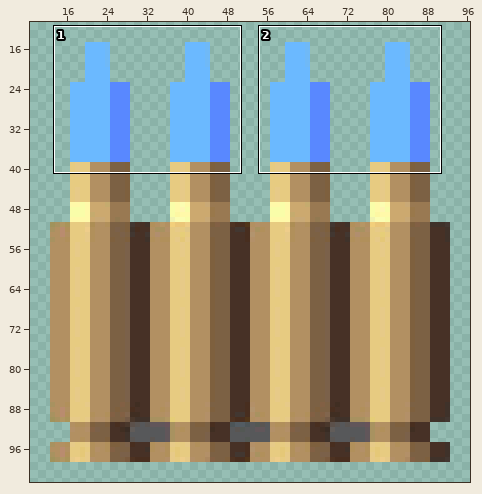
File history of a sprite sheet, AmmoArt/Ammo3.png. The first picture is a wide view before the edit; the outline marks the close-up.
Close-up. The starting point:
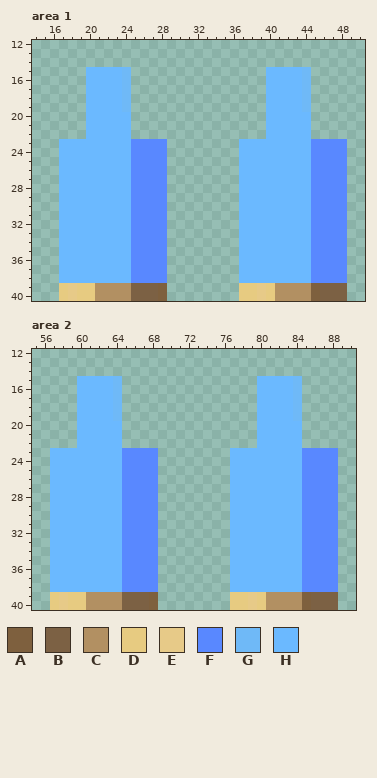
The file is 106x109 pixels. Pixels under 10% opacity are left out. Colours within 5 levels of each other are drawn and written as one. Shown: area 1: x 14..50, y 12..40; area 2: x 55..90, y 12..40. The wide view leaves out empty margins.
Palette (. is transparent): A #7e603e  B #7c6144  C #b29062  D #e7cb81  E #e7ca88  F #5988ff  G #6fb9f7  H #6bb9ff
And afterwards:
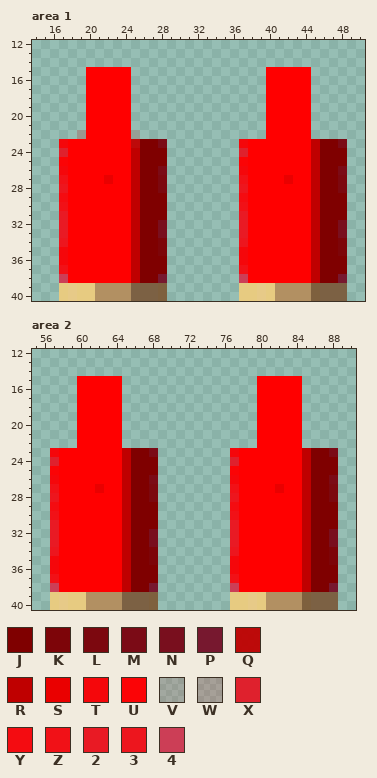
Colours new in this view: J #7f0000  K #7d0509  L #7c080f  M #7b0b16  N #790f1e  P #77182f  Q #bf0000f1  R #bf0000  S #ea0000  T #f5070b  U #fb0406  V #ff00001d  W #ff000028  X #df212d  Y #f40c11  Z #f11117  2 #e91a24  3 #ed161e  4 #cc3e56
From old to new:
@@ palette @@
-H #6bb9ff
+H #ff0000
--- area 1
@@ x 14..50 @@
 14 .....................................
-15 ......HHHHG...............HHHHG......
-16 ......HHHHG...............HHHHG......
-17 ......HHHHG...............HHHHG......
-18 ......HHHHG...............HHHHG......
-19 ......HHHHG...............HHHHG......
+15 ......HHHHH...............HHHHH......
+16 ......HHHHH...............HHHHH......
+17 ......HHHHH...............HHHHH......
+18 ......HHHHH...............HHHHH......
+19 ......HHHHH...............HHHHH......
 20 ......HHHHH...............HHHHH......
 21 ......HHHHH...............HHHHH......
-22 ......HHHHH...............HHHHH......
-23 ...HHHHHHHHFFFF........HHHHHHHHFFFF..
-24 ...HHHHHHHHFFFF........HHHHHHHHFFFF..
-25 ...HHHHHHHHFFFF........HHHHHHHHFFFF..
-26 ...HHHHHHHHFFFF........HHHHHHHHFFFF..
-27 ...HHHHHHHHFFFF........HHHHHHHHFFFF..
-28 ...HHHHHHHHFFFF........HHHHHHHHFFFF..
-29 ...HHHHHHHHFFFF........HHHHHHHHFFFF..
-30 ...HHHHHHHHFFFF........HHHHHHHHFFFF..
-31 ...HHHHHHHHFFFF........HHHHHHHHFFFF..
-32 ...HHHHHHHHFFFF........HHHHHHHHFFFF..
-33 ...HHHHHHHHFFFF........HHHHHHHHFFFF..
-34 ...HHHHHHHHFFFF........HHHHHHHHFFFF..
-35 ...HHHHHHHHFFFF........HHHHHHHHFFFF..
-36 ...HHHHHHHHFFFF........HHHHHHHHFFFF..
-37 ...HHHHHHHHFFFF........HHHHHHHHFFFF..
-38 ...HHHHHHHHFFFF........HHHHHHHHFFFF..
+22 .....WHHHHHV..............HHHHH......
+23 ...THHHHHHHQJJM........THHHHHHHRJJM..
+24 ...XHHHHHHHRJJJ........XHHHHHHHRJJJ..
+25 ...UHHHHHHHRJJJ........UHHHHHHHRJJJ..
+26 ...THHHHHHHRJJM........THHHHHHHRJJM..
+27 ...ZHHHHSHHRJJL........ZHHHHSHHRJJL..
+28 ...3HHHHHHHRJJL........3HHHHHHHRJJL..
+29 ...YHHHHHHHRJJJ........YHHHHHHHRJJJ..
+30 ...ZHHHHHHHRJJJ........ZHHHHHHHRJJJ..
+31 ...2HHHHHHHRJJJ........2HHHHHHHRJJJ..
+32 ...2HHHHHHHRJJN........2HHHHHHHRJJN..
+33 ...2HHHHHHHRJJN........2HHHHHHHRJJN..
+34 ...3HHHHHHHRJJK........3HHHHHHHRJJK..
+35 ...THHHHHHHRJJK........THHHHHHHRJJK..
+36 ...THHHHHHHRJJJ........THHHHHHHRJJJ..
+37 ...ZHHHHHHHRJJJ........ZHHHHHHHRJJJ..
+38 ...4HHHHHHHRJJP........4HHHHHHHRJJP..
 39 ...DEDDCCCCBBBA........DDEDCCCCABBB..
--- area 2
@@ x 62..86 @@
 14 .........................
-15 HHG...............HHHHG..
-16 HHG...............HHHHG..
-17 HHG...............HHHHG..
-18 HHG...............HHHHG..
-19 HHG...............HHHHG..
+15 HHH...............HHHHH..
+16 HHH...............HHHHH..
+17 HHH...............HHHHH..
+18 HHH...............HHHHH..
+19 HHH...............HHHHH..
 20 HHH...............HHHHH..
@@ x 55..90 @@
 22 .....HHHHH...............HHHHH......
-23 ..HHHHHHHHFFFF........HHHHHHHHFFFF..
-24 ..HHHHHHHHFFFF........HHHHHHHHFFFF..
-25 ..HHHHHHHHFFFF........HHHHHHHHFFFF..
-26 ..HHHHHHHHFFFF........HHHHHHHHFFFF..
-27 ..HHHHHHHHFFFF........HHHHHHHHFFFF..
-28 ..HHHHHHHHFFFF........HHHHHHHHFFFF..
-29 ..HHHHHHHHFFFF........HHHHHHHHFFFF..
-30 ..HHHHHHHHFFFF........HHHHHHHHFFFF..
-31 ..HHHHHHHHFFFF........HHHHHHHHFFFF..
-32 ..HHHHHHHHFFFF........HHHHHHHHFFFF..
-33 ..HHHHHHHHFFFF........HHHHHHHHFFFF..
-34 ..HHHHHHHHFFFF........HHHHHHHHFFFF..
-35 ..HHHHHHHHFFFF........HHHHHHHHFFFF..
-36 ..HHHHHHHHFFFF........HHHHHHHHFFFF..
-37 ..HHHHHHHHFFFF........HHHHHHHHFFFF..
-38 ..HHHHHHHHFFFF........HHHHHHHHFFFF..
+23 ..THHHHHHHRJJM........THHHHHHHRJJM..
+24 ..XHHHHHHHRJJJ........XHHHHHHHRJJJ..
+25 ..UHHHHHHHRJJJ........UHHHHHHHRJJJ..
+26 ..THHHHHHHRJJM........THHHHHHHRJJM..
+27 ..ZHHHHSHHRJJL........ZHHHHSHHRJJL..
+28 ..3HHHHHHHRJJL........3HHHHHHHRJJL..
+29 ..YHHHHHHHRJJJ........YHHHHHHHRJJJ..
+30 ..ZHHHHHHHRJJJ........ZHHHHHHHRJJJ..
+31 ..2HHHHHHHRJJJ........2HHHHHHHRJJJ..
+32 ..2HHHHHHHRJJN........2HHHHHHHRJJN..
+33 ..2HHHHHHHRJJN........2HHHHHHHRJJN..
+34 ..3HHHHHHHRJJK........3HHHHHHHRJJK..
+35 ..THHHHHHHRJJK........THHHHHHHRJJK..
+36 ..THHHHHHHRJJJ........THHHHHHHRJJJ..
+37 ..ZHHHHHHHRJJJ........ZHHHHHHHRJJJ..
+38 ..4HHHHHHHRJJP........4HHHHHHHRJJP..
 39 ..DEDDCCCCBBBA........DDEDCCCCABBB..
Changed places in both close-ups, as pixel boxes (x1, y1, x2, y2):
changed: (59, 67, 167, 283)
changed: (239, 67, 347, 283)
changed: (50, 376, 158, 592)
changed: (230, 376, 338, 592)
